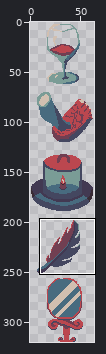
File history of a pixel-art file, src/assets/art/package_details.aseprite. Above, an overview of the earlier version with the close-up marked.
Close-up. First the earlier version:
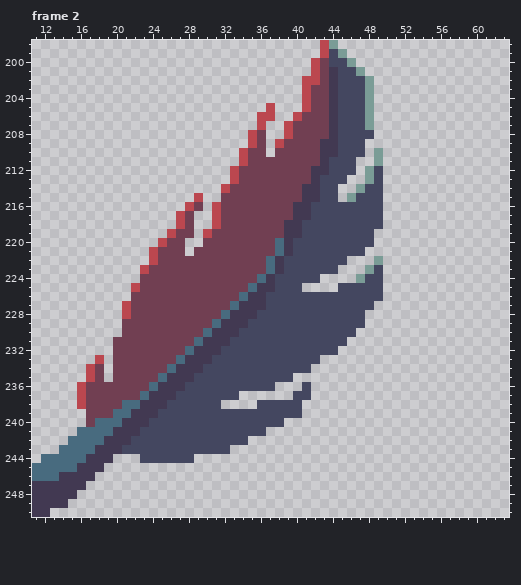
64x320 pixels, 4 frames. Shown: frame 2: x 11..63, y 198..250. The commit also changed other frames or places, which this record leaves out.
Now the later version:
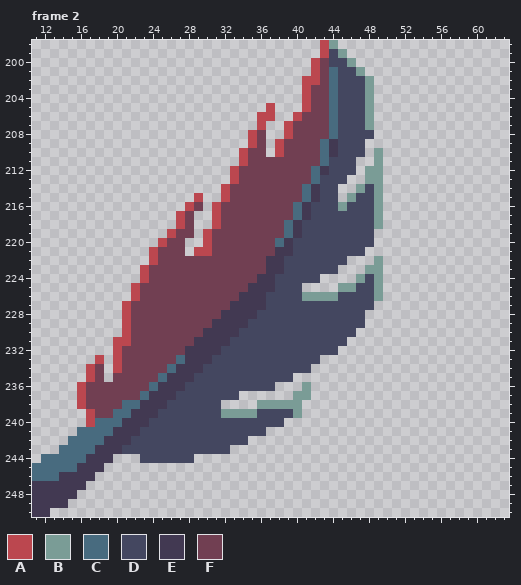
Palette (. is transparent): A #bb474f  B #7a9c96  C #486b7f  D #444760  E #423952  F #713f52
The author wrote: lighting adjustments
The exact change:
Frame 2:
y 201..208: x 44 E -> C
y 209: x 43 E -> C
y 210: x 38 F -> A; x 43 E -> C
y 211: x 43 E -> C
y 212..213: x 42 E -> C; x 49 D -> B
y 214: x 41 E -> C; x 49 D -> B
y 215: x 32 F -> A; x 41 E -> C; x 49 D -> B
y 216: x 40 E -> C; x 45 D -> B; x 49 D -> B
y 217: x 40 E -> C; x 49 D -> B
y 218: x 39 E -> C; x 49 D -> B
y 219: x 39 E -> C
y 220: x 30 F -> A
y 221: x 29..30 FF -> AA; x 38 C -> E
y 222: x 37 C -> E
y 223: x 37 C -> E; x 49 D -> B
y 224: x 23 F -> A; x 36 C -> E; x 49 D -> B
y 225: x 35 C -> E; x 45..46 DD -> BB; x 49 D -> B
y 226: x 22 F -> A; x 34 C -> E; x 41..44 DDDD -> BBBB; x 49 D -> B
y 227: x 33 C -> E
y 228: x 32 C -> E
y 229: x 21 F -> A; x 31 C -> E
y 230: x 21 F -> A; x 30 C -> E
y 231: x 20..21 FF -> AA; x 29 C -> E
y 232: x 20 F -> A; x 28 C -> E
y 233..234: x 20 F -> A
y 236: x 41 D -> B
y 237: x 40..41 DD -> BB
y 238: x 36..40 DDDDD -> BBBBB
y 239: x 17 F -> A; x 32..35 DDDD -> BBBB; x 40 D -> B
y 240: x 17 F -> A
Changed places in both close-ups, as pixel boxes (x1, y1, x2, y2):
changed: (185, 67, 383, 355)
changed: (86, 274, 149, 427)
changed: (221, 382, 311, 418)
